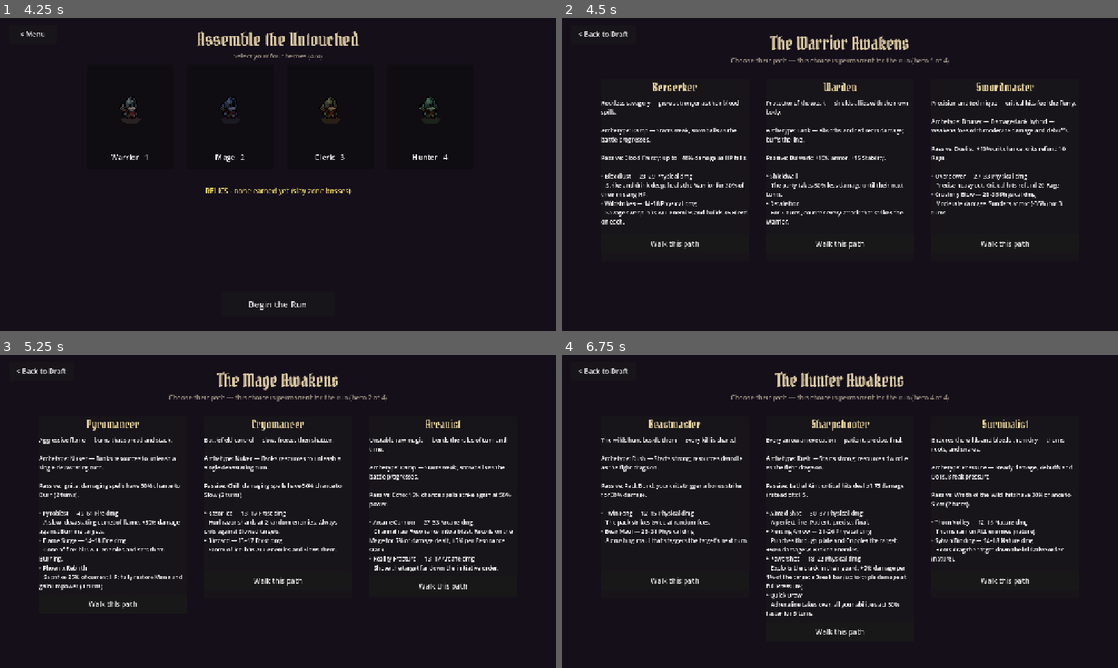
Above: before the commit, frames 1-4 (two rows, left to right).
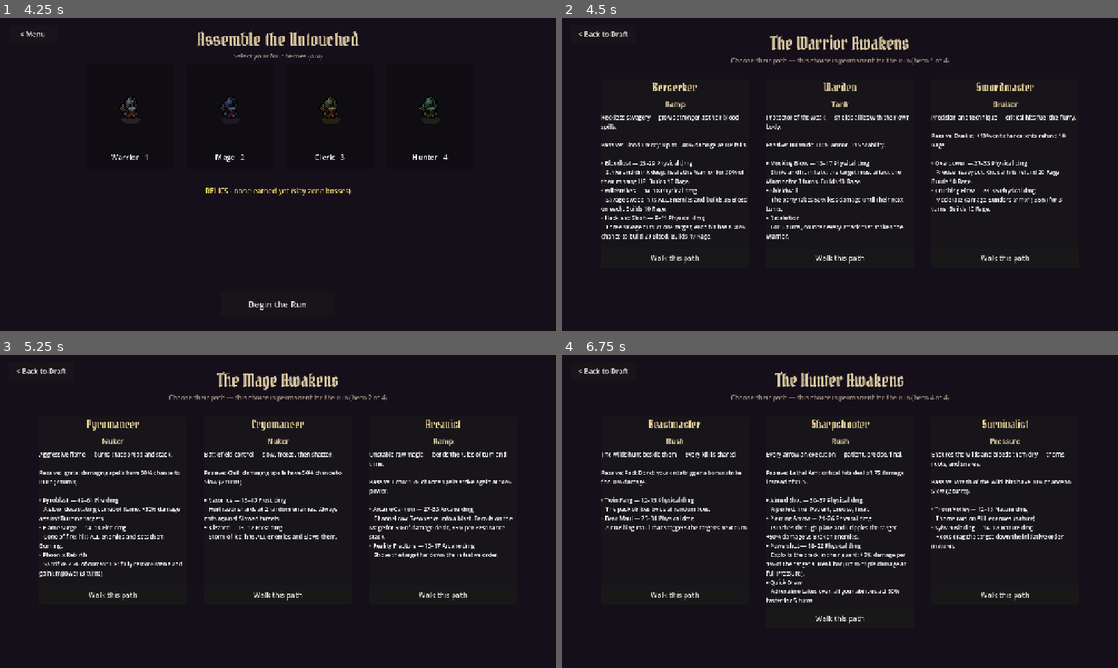
Above: after the commit, the same moments.

Repository: thebaldman65-spec/DoD
Game: Godot game, scene res://scenes/main_menu.tscn
Two runs of this game, one before a commit and one after it. Both use one fixed random seed, a clock stepped at 60 frames per second and the inputs below.
Inputs (mouse positions are in pixels of both pictures, inside the frame that each line leads up to):
- Up to frame 1 (4.25 s): click "New Game" at 0.5 s; click (127, 118) at 1.27 s; click (227, 118) at 2.02 s; click (328, 118) at 2.77 s; click (428, 118) at 3.52 s
- Up to frame 2 (4.5 s): click "Begin the Run" at 4.25 s
- Up to frame 3 (5.25 s): click "Walk this path" at 5 s
- Up to frame 4 (6.75 s): click "Walk this path" at 5.75 s; click "Walk this path" at 6.5 s

Frame 1 is identical in both runs. In frame 2, 8.7% of the frame differs, in the area x 7-93%, y 26-79%; in frame 3, 9.0%; in frame 4, 9.6%, in the area x 7-92%, y 26-90%.

Commit message:
Master design document; node map rules (10 tiers, 30 nodes, 18/6/6); warrior rage on all attacks; Hack and Slash; Mocking Blow to Warden; Aimed Shot -10; click skill-check fix; boss heal fix; bold archetype w/ tooltip; party list class icons
Co-Authored-By: Claude Fable 5 <noreply@anthropic.com>

Diff:
--- a/scripts/ability.gd
+++ b/scripts/ability.gd
@@ -18,12 +18,14 @@
 var recoil_base := 0.0   # self-damage: this fraction of damage dealt per (1 + Resonance stacks)
 var aoe := false         # hits every living enemy (no miss/parry rolls)
 var random_hits := 0     # strikes this many random living enemies instead
+var multi_hits := 0      # strikes the SAME target this many times
 var faith_cost := 0      # secondary-resource cost (Cleric Miracles)
 var heal_missing := 0.0  # attacker self-heals this fraction of their missing HP on hit
 var armor_pierce := 0.0  # ignores this fraction of the target's armor
 var lifesteal := 0.0     # attacker heals this fraction of damage dealt
 var dmg_type := "physical"  # arcane/nature/shadow/holy/physical/fire/frost
 var bleed_build := 0     # Bleed buildup added on hit (bleedout at 100)
+var bleed_chance := 1.0  # probability each hit adds its bleed_build
 var applies_status := {} # status applied on hit, e.g. {"id": "slow", "turns": 2}
 var status_chance := 1.0 # probability the status lands (1.0 = always)
 var perfect_id := ""     # unique bonus effect on a Perfect skill check
--- a/scripts/battle.gd
+++ b/scripts/battle.gd
@@ -89,6 +89,7 @@
 var sc_root: Control
 var sc_cursor: ColorRect
 var sc_result: Label
+var sc_cancel: Button
 var sc_active := false
 var sc_pos := 0.0
 var sc_dir := 1.0
@@ -144,7 +145,6 @@
 
 
 const HERO_SLOTS := [Vector2(430, 380), Vector2(240, 470), Vector2(430, 560), Vector2(240, 650)]
-const HERO_TINTS := [Color.WHITE, Color(0.65, 0.75, 1.0), Color(1.0, 0.9, 0.6), Color(0.7, 1.0, 0.75)]
 const ENEMY_LAYOUTS := {
 	1: [Vector2(1000, 500)],
 	2: [Vector2(920, 420), Vector2(1000, 600)],
@@ -229,7 +229,7 @@
 				cfg["type_dmg_bonus"] = bonuses
 			if Run.relic_active("eidolon") and cfg["resource_name"] == "Rage":
 				cfg["resource"] = 25
-		var u := _make_unit(cfg, HERO_SLOTS[i], HERO_TINTS[i])
+		var u := _make_unit(cfg, HERO_SLOTS[i], Classes.HERO_TINTS[i])
 		u.crit_bonus = cfg.get("crit_bonus", 0.0)
 		u.parry_bonus = cfg.get("parry_bonus", 0.0)
 		if spec != "":
@@ -921,6 +921,8 @@
 		tip += "\nDamage: %d–%d (%s)    Pressure: %d" % [
 			int(ab.damage * 0.9 * buff_mult), int(round(ab.damage * 1.1 * buff_mult)),
 			ab.dmg_type.capitalize(), ab.pressure]
+		if ab.random_hits > 0 or ab.multi_hits > 0:
+			tip += "   × %d hits" % maxi(ab.random_hits, ab.multi_hits)
 	if ab.heal > 0:
 		tip += "\nHeals: %d" % ab.heal
 	tip += "\nInitiative cost: %.1f" % ab.delay
@@ -1085,6 +1087,8 @@
 		var total_hits := strike_targets.size()
 		if ab.random_hits > 0:
 			total_hits = ab.random_hits + (1 if is_perfect else 0)
+		elif ab.multi_hits > 0:
+			total_hits = ab.multi_hits + (1 if is_perfect else 0)
 		var total_dealt := 0
 		var any_crit := false
 		for hit_i in total_hits:
@@ -1096,6 +1100,11 @@
 				if live_pool.is_empty():
 					break
 				strike_target = live_pool.pick_random()
+			elif ab.multi_hits > 0:
+				# Repeated strikes on the chosen target; stop if it falls.
+				strike_target = target
+				if strike_target.dead:
+					break
 			else:
 				strike_target = strike_targets[hit_i]
 				if strike_target.dead:
@@ -1215,7 +1224,7 @@
 				if ab.applies_status["id"] == "burn":
 					status_meta = int(round((CRIT_CHANCE + attacker.crit_bonus) * 100))
 				_apply_status(strike_target, ab.applies_status["id"], turns, status_meta)
-			if ab.bleed_build > 0 and not strike_target.dead:
+			if ab.bleed_build > 0 and not strike_target.dead and randf() <= ab.bleed_chance:
 				if strike_target.add_bleed(ab.bleed_build):
 					var bleed_dmg := maxi(int(strike_target.max_hp * 0.20), 1)
 					var bleed_result: Dictionary = strike_target.take_hit(bleed_dmg, 0)
@@ -1271,8 +1280,8 @@
 				_message("%s falls!" % strike_target.unit_name)
 				_log("† %s dies" % strike_target.unit_name, "#e05050")
 				await _wait(0.5)
-			if ab.random_hits > 0 and total_hits > 1:
-				await _wait(0.45)  # sequential shards land distinctly
+			if (ab.random_hits > 0 or ab.multi_hits > 0) and total_hits > 1:
+				await _wait(0.45)  # sequential strikes land distinctly
 		# Post-strike attacker effects.
 		if ab.recoil_base > 0.0:
 			var recoil_pct := ab.recoil_base * (1.0 + attacker.second_resource)
@@ -1527,17 +1536,18 @@
 	sc_result.text = ""
 	sc_root.visible = true
 	sc_active = true
-	var cancel_btn: Button = null
+	sc_cancel = null
 	if cancellable:
-		cancel_btn = Button.new()
-		cancel_btn.text = "✕ Cancel"
-		cancel_btn.custom_minimum_size = Vector2(104, 34)
-		cancel_btn.position = Vector2(448, 20)
-		cancel_btn.pressed.connect(_cancel_skill_check)
-		sc_root.add_child(cancel_btn)
+		sc_cancel = Button.new()
+		sc_cancel.text = "✕ Cancel"
+		sc_cancel.custom_minimum_size = Vector2(104, 34)
+		sc_cancel.position = Vector2(448, 20)
+		sc_cancel.pressed.connect(_cancel_skill_check)
+		sc_root.add_child(sc_cancel)
 	var grade: String = await _skill_done
-	if cancel_btn != null:
-		cancel_btn.queue_free()
+	if sc_cancel != null:
+		sc_cancel.queue_free()
+		sc_cancel = null
 	if grade == "cancel":
 		sc_root.visible = false
 		return grade
@@ -1577,20 +1587,33 @@
 		sc_cursor.position.x = 10.0 + sc_pos * 420.0 - 2.0
 
 
-func _unhandled_input(event: InputEvent) -> void:
+# Left clicks are handled in _input because UI panels (the check bar itself,
+# the log, portraits) would otherwise swallow them before _unhandled_input.
+func _input(event: InputEvent) -> void:
 	if not sc_active:
 		return
-	var clicked_check: bool = event is InputEventMouseButton \
-		and event.button_index == MOUSE_BUTTON_LEFT and event.pressed
-	if event.is_action_pressed("ui_accept") or clicked_check:
-		sc_active = false
-		var dist: float = absf(sc_pos - 0.5)
-		var grade := "fail"
-		if dist <= PERFECT_HALF:
-			grade = "perfect"
-		elif dist <= GOOD_HALF:
-			grade = "good"
-		_skill_done.emit(grade)
+	if event is InputEventMouseButton and event.button_index == MOUSE_BUTTON_LEFT \
+			and event.pressed:
+		# Clicking the Cancel button must cancel, not grade the check.
+		if sc_cancel != null and sc_cancel.get_global_rect().has_point(event.position):
+			return
+		_grade_skill_check()
+
+
+func _unhandled_input(event: InputEvent) -> void:
+	if sc_active and event.is_action_pressed("ui_accept"):
+		_grade_skill_check()
+
+
+func _grade_skill_check() -> void:
+	sc_active = false
+	var dist: float = absf(sc_pos - 0.5)
+	var grade := "fail"
+	if dist <= PERFECT_HALF:
+		grade = "perfect"
+	elif dist <= GOOD_HALF:
+		grade = "good"
+	_skill_done.emit(grade)
 
 
 # ---------- end of battle ----------
@@ -1637,6 +1660,9 @@
 		for i in heroes.size():
 			# The Untouched refuse to stay down: the fallen return at 20% HP.
 			Run.party[i]["hp"] = maxi(heroes[i].hp, int(heroes[i].max_hp * 0.2))
+			# Keep the saved max in sync with talents/runes so full heals
+			# (rest, zone transitions) reach the hero's true maximum.
+			Run.party[i]["max_hp"] = heroes[i].max_hp
 			if heroes[i].resource_name == "Mana":
 				Run.party[i]["mana"] = heroes[i].resource
 		var pts := Run.award_talent_points(Run.encounter.get("type", "fight"))
--- a/scripts/classes.gd
+++ b/scripts/classes.gd
@@ -1,6 +1,23 @@
 # Shared class data: hero configs, ability kits, and specialization flavor.
 # Used by both the battle scene and the party screen.
 class_name Classes
+
+# Per-slot tints distinguish heroes until distinct class sprites arrive.
+const HERO_TINTS := [Color.WHITE, Color(0.65, 0.75, 1.0), Color(1.0, 0.9, 0.6),
+	Color(0.7, 1.0, 0.75)]
+
+
+# Cropped close-up of the class's idle sprite, used as a list icon.
+static func class_icon(key: String) -> Texture2D:
+	var sheet_dir: String = hero_config(key)["sheet_dir"]
+	var prefix: String = sheet_dir.get_file().capitalize()
+	var tex: Texture2D = load("%s/%s_Idle.png" % [sheet_dir, prefix])
+	if tex == null:
+		return null
+	var crop := AtlasTexture.new()
+	crop.atlas = tex
+	crop.region = Rect2(28, 18, 44, 60)
+	return crop
 
 
 static func hero_config(key: String) -> Dictionary:
@@ -57,10 +74,6 @@
 			"resource_gain": 20, "delay": 2.0, "anim": "attack01",
 			"perfect_id": "rage", "perfect_text": "+10 bonus Rage",
 			"description": "Basic attack. Builds 20 Rage."}),
-		Ability.make({"display_name": "Mocking Blow", "cost": 0, "damage": 15, "pressure": 8,
-			"delay": 2.5, "anim": "attack01",
-			"perfect_id": "", "perfect_text": "Taunt lasts 4 turns",
-			"description": "Strike and humiliate: the target must\nattack the Warrior for 3 turns."}),
 	]
 
 
@@ -182,16 +195,26 @@
 			return [
 				Ability.make({"display_name": "Bloodlust", "cost": 25, "damage": 26,
 					"pressure": 9, "delay": 3.0, "anim": "attack02", "heal_missing": 0.3,
+					"resource_gain": 10,
 					"perfect_id": "", "perfect_text": "Heals 45% of missing HP instead",
-					"description": "Strike and drink deep: heals the Warrior\nfor 30% of their missing HP."}),
+					"description": "Strike and drink deep: heals the Warrior\nfor 30% of their missing HP. Builds 10 Rage."}),
 				Ability.make({"display_name": "Wildstrikes", "cost": 35, "damage": 16,
 					"pressure": 7, "delay": 4.5, "anim": "attack03", "aoe": true,
-					"bleed_build": 35,
+					"bleed_build": 35, "resource_gain": 10,
 					"perfect_id": "", "perfect_text": "+50% Pressure on every target",
-					"description": "Savage sweep: hits ALL enemies and\nbuilds 35 Bleed on each."}),
+					"description": "Savage sweep: hits ALL enemies and\nbuilds 35 Bleed on each. Builds 10 Rage."}),
+				Ability.make({"display_name": "Hack and Slash", "cost": 20, "damage": 10,
+					"pressure": 5, "delay": 3.0, "anim": "attack01", "multi_hits": 3,
+					"bleed_build": 20, "bleed_chance": 0.4, "resource_gain": 10,
+					"perfect_id": "", "perfect_text": "4 strikes instead of 3",
+					"description": "Three savage cuts at one target; each\nhit has a 40% chance to build 20 Bleed.\nBuilds 10 Rage."}),
 			]
 		"warden":
 			return [
+				Ability.make({"display_name": "Mocking Blow", "cost": 0, "damage": 15, "pressure": 8,
+					"resource_gain": 10, "delay": 2.5, "anim": "attack01",
+					"perfect_id": "", "perfect_text": "Taunt lasts 4 turns",
+					"description": "Strike and humiliate: the target must\nattack the Warrior for 3 turns.\nBuilds 10 Rage."}),
 				Ability.make({"display_name": "Shieldwall", "cost": 25, "special": "shieldwall",
 					"delay": 3.5, "anim": "attack01",
 					"perfect_id": "", "perfect_text": "Also sheds 10 Pressure from each ally",
@@ -204,14 +227,14 @@
 		"swordmaster":
 			return [
 				Ability.make({"display_name": "Overpower", "cost": 20, "damage": 30,
-					"pressure": 10, "delay": 3.0, "anim": "attack02",
+					"pressure": 10, "delay": 3.0, "anim": "attack02", "resource_gain": 10,
 					"perfect_id": "", "perfect_text": "+15% crit chance on this strike",
-					"description": "Precise heavy cut. Critical hits\nrefund 20 Rage."}),
+					"description": "Precise heavy cut. Critical hits\nrefund 20 Rage. Builds 10 Rage."}),
 				Ability.make({"display_name": "Crushing Blow", "cost": 20, "damage": 32,
-					"pressure": 11, "delay": 4.0, "anim": "attack03",
+					"pressure": 11, "delay": 4.0, "anim": "attack03", "resource_gain": 10,
 					"applies_status": {"id": "sunder", "turns": 3},
 					"perfect_id": "pressure", "perfect_text": "+60% Pressure",
-					"description": "Moderate damage. Sunders armor\n(-35%) for 3 turns."}),
+					"description": "Moderate damage. Sunders armor\n(-35%) for 3 turns. Builds 10 Rage."}),
 			]
 		"pyromancer":
 			return [
@@ -304,7 +327,7 @@
 			]
 		"sharpshooter":
 			return [
-				Ability.make({"display_name": "Aimed Shot", "cost": 30, "damage": 34,
+				Ability.make({"display_name": "Aimed Shot", "cost": 20, "damage": 34,
 					"pressure": 8, "delay": 3.5, "anim": "attack02",
 					"perfect_id": "", "perfect_text": "+15% crit on this shot",
 					"description": "A perfect line. Patient, precise, final."}),
--- a/scripts/map_screen.gd
+++ b/scripts/map_screen.gd
@@ -23,9 +23,10 @@
 
 
 func _node_pos(f: int, i: int) -> Vector2:
+	# 11 rows (10 tiers + boss) stacked from y=620 up to y=100.
 	var row_size: int = Run.map[f].size()
 	var x := 640.0 + (i - (row_size - 1) / 2.0) * 220.0
-	var y := 620.0 - f * 72.0
+	var y := 620.0 - f * 52.0
 	return Vector2(x, y)
 
 
@@ -147,8 +148,8 @@
 			var node: Dictionary = Run.map[f][i]
 			var btn := Button.new()
 			btn.text = NODE_LABELS[node["type"]]
-			btn.custom_minimum_size = Vector2(96, 40)
-			btn.position = _node_pos(f, i) - Vector2(48, 20)
+			btn.custom_minimum_size = Vector2(92, 36)
+			btn.position = _node_pos(f, i) - Vector2(46, 18)
 			var is_reachable: bool = f == next_floor and reachable.has(i)
 			btn.disabled = not is_reachable
 			if node["visited"]:
--- a/scripts/party_screen.gd
+++ b/scripts/party_screen.gd
@@ -78,6 +78,12 @@
 		btn.position = Vector2(410, 120 + i * 112)
 		btn.add_theme_font_size_override("font_size", 18)
 		btn.tooltip_text = Classes.CLASS_BLURBS[key]
+		# Class icon beside the name, tinted to match the hero in battle.
+		btn.icon = Classes.class_icon(key)
+		var tint: Color = Classes.HERO_TINTS[i % Classes.HERO_TINTS.size()]
+		for state in ["icon_normal_color", "icon_hover_color", "icon_pressed_color",
+				"icon_focus_color"]:
+			btn.add_theme_color_override(state, tint)
 		btn.pressed.connect(_select_hero.bind(i))
 		add_child(btn)
 
--- a/scripts/run_state.gd
+++ b/scripts/run_state.gd
@@ -2,7 +2,14 @@
 # Spire-style node map. Persists across scene switches within one run.
 extends Node
 
-const FLOORS := 8
+# Zone structure rules: the player interacts with 10 nodes before the boss.
+# 10 tiers × 3 nodes = 30 interconnected nodes, plus the boss tier on top.
+const FLOORS := 11  # 10 pickable tiers + the boss tier
+const NODES_PER_TIER := 3
+# Fixed node composition per zone: 60% fights, 20% rest, 20% loot.
+const FIGHT_NODES := 18
+const REST_NODES := 6
+const LOOT_NODES := 6
 
 # All item metadata lives here; battle and map both read it.
 const ITEM_IDS := ["health", "mana", "bomb", "revive", "defense"]
@@ -71,13 +78,34 @@
 
 
 func _generate_map() -> void:
+	# Shuffle a fixed deck of 30 node types, deal 3 per tier, boss on top.
+	var deck: Array = []
+	for i in FIGHT_NODES:
+		deck.append("fight")
+	for i in REST_NODES:
+		deck.append("rest")
+	for i in LOOT_NODES:
+		deck.append("treasure")
+	deck.shuffle()
+	# The run should open with combat: tier 1 holds at least one fight.
+	if not deck.slice(0, NODES_PER_TIER).has("fight"):
+		for j in range(NODES_PER_TIER, deck.size()):
+			if deck[j] == "fight":
+				var tmp: String = deck[0]
+				deck[0] = deck[j]
+				deck[j] = tmp
+				break
 	map = []
-	for f in FLOORS:
+	for f in FLOORS - 1:
 		var row: Array = []
-		var count := 1 if f == FLOORS - 1 else randi_range(2, 3)
-		for i in count:
-			row.append({"type": _roll_node_type(f), "links": [], "visited": false})
+		for i in NODES_PER_TIER:
+			var kind: String = deck[f * NODES_PER_TIER + i]
+			# Deeper fights can spawn as elites (still fights, tougher + richer).
+			if kind == "fight" and f >= 5 and randf() < 0.25:
+				kind = "elite"
+			row.append({"type": kind, "links": [], "visited": false})
 		map.append(row)
+	map.append([{"type": "boss", "links": [], "visited": false}])
 	# Link each node to 1-2 nodes on the next floor, keeping paths connected.
 	for f in FLOORS - 1:
 		var a: int = map[f].size()
@@ -100,34 +128,6 @@
 			if not has_inbound:
 				var nearest := 0 if b == 1 else int(round(j * float(a - 1) / float(maxi(b - 1, 1))))
 				map[f][nearest]["links"].append(j)
-	# Guarantee at least one shop per run.
-	var has_shop := false
-	for floor_row in map:
-		for map_node in floor_row:
-			if map_node["type"] == "shop":
-				has_shop = true
-	if not has_shop:
-		var shop_floor := randi_range(2, 5)
-		var row: Array = map[shop_floor]
-		row[randi_range(0, row.size() - 1)]["type"] = "shop"
-
-
-func _roll_node_type(f: int) -> String:
-	if f == FLOORS - 1:
-		return "boss"
-	if f == 0:
-		return "fight"
-	var roll := randf()
-	if roll < 0.50:
-		return "fight"
-	elif roll < 0.67 and f >= 2:
-		return "elite"
-	elif roll < 0.77 and f >= 1:
-		return "shop"
-	elif roll < 0.90:
-		return "rest"
-	else:
-		return "treasure"
 
 
 # Node indices on the next floor the player may move to.
--- a/scripts/spec_choice_screen.gd
+++ b/scripts/spec_choice_screen.gd
@@ -79,6 +79,20 @@
 		name_label.add_theme_color_override("font_color", Color(0.9, 0.82, 0.6))
 		name_label.horizontal_alignment = HORIZONTAL_ALIGNMENT_CENTER
 		vbox.add_child(name_label)
+		# Archetype: bold name only; the explanation lives in the tooltip.
+		var arch: String = info.get("archetype", "")
+		var arch_label := Label.new()
+		arch_label.text = arch
+		var bold := FontVariation.new()
+		bold.base_font = ThemeDB.fallback_font
+		bold.variation_embolden = 0.9
+		arch_label.add_theme_font_override("font", bold)
+		arch_label.add_theme_font_size_override("font_size", 16)
+		arch_label.add_theme_color_override("font_color", Color(0.82, 0.75, 0.6))
+		arch_label.horizontal_alignment = HORIZONTAL_ALIGNMENT_CENTER
+		arch_label.mouse_filter = Control.MOUSE_FILTER_STOP
+		arch_label.tooltip_text = Classes.ARCHETYPE_DESC.get(arch, "")
+		vbox.add_child(arch_label)
 		var body := Label.new()
 		var ability_lines := PackedStringArray()
 		for ab in Classes.spec_abilities(spec_id):
@@ -88,9 +102,7 @@
 					int(round(ab.damage * 1.1)), ab.dmg_type.capitalize()]
 			ability_lines.append(line)
 			ability_lines.append("   %s" % ab.description.replace("\n", " "))
-		var arch: String = info.get("archetype", "")
-		body.text = "%s\n\nArchetype: %s — %s\n\nPassive: %s\n\n%s" % [info["blurb"],
-			arch, Classes.ARCHETYPE_DESC.get(arch, ""), info["passive_desc"],
+		body.text = "%s\n\nPassive: %s\n\n%s" % [info["blurb"], info["passive_desc"],
 			"\n".join(ability_lines)]
 		body.add_theme_font_size_override("font_size", 13)
 		body.autowrap_mode = TextServer.AUTOWRAP_WORD_SMART
--- a/scripts/talents.gd
+++ b/scripts/talents.gd
@@ -24,7 +24,7 @@
 		{"id": "b6", "tier": 5, "ranks": 1, "requires": "b5", "name": "Rampage",
 			"desc": "New ability: brutal 40-damage strike (30 Rage).",
 			"payload": {"new_ability": {"display_name": "Rampage", "cost": 30, "damage": 40,
-				"pressure": 12, "delay": 4.0, "anim": "attack02",
+				"pressure": 12, "delay": 4.0, "anim": "attack02", "resource_gain": 10,
 				"perfect_id": "pressure", "perfect_text": "+60% Pressure",
 				"description": "A reckless, devastating blow."}}},
 		{"id": "b7", "tier": 4, "ranks": 2, "requires": "", "name": "Bloodbath",
@@ -50,7 +50,7 @@
 		{"id": "w6", "tier": 5, "ranks": 1, "requires": "w4", "name": "Bulwark Slam",
 			"desc": "New ability: 26-damage shield bash, heavy Pressure (20 Rage).",
 			"payload": {"new_ability": {"display_name": "Bulwark Slam", "cost": 20, "damage": 26,
-				"pressure": 15, "delay": 3.0, "anim": "attack02",
+				"pressure": 15, "delay": 3.0, "anim": "attack02", "resource_gain": 10,
 				"perfect_id": "pressure", "perfect_text": "+60% Pressure",
 				"description": "Slam with the shield's full weight."}}},
 		{"id": "w7", "tier": 4, "ranks": 2, "requires": "w5", "name": "Thick Hide",
@@ -75,6 +75,7 @@
 			"desc": "New ability: 3 quick strikes at random enemies (25 Rage).",
 			"payload": {"new_ability": {"display_name": "Flurry", "cost": 25, "damage": 12,
 				"pressure": 5, "delay": 3.5, "anim": "attack01", "random_hits": 3,
+				"resource_gain": 10,
 				"perfect_id": "", "perfect_text": "4 strikes instead of 3",
 				"description": "A blinding sequence of cuts."}}},
 		{"id": "s7", "tier": 6, "ranks": 2, "requires": "s5", "name": "Deathblow",
Not shown, changed: CLAUDE.md
Not shown, changed: docs/addendum.html
Not shown, added: docs/master.html
